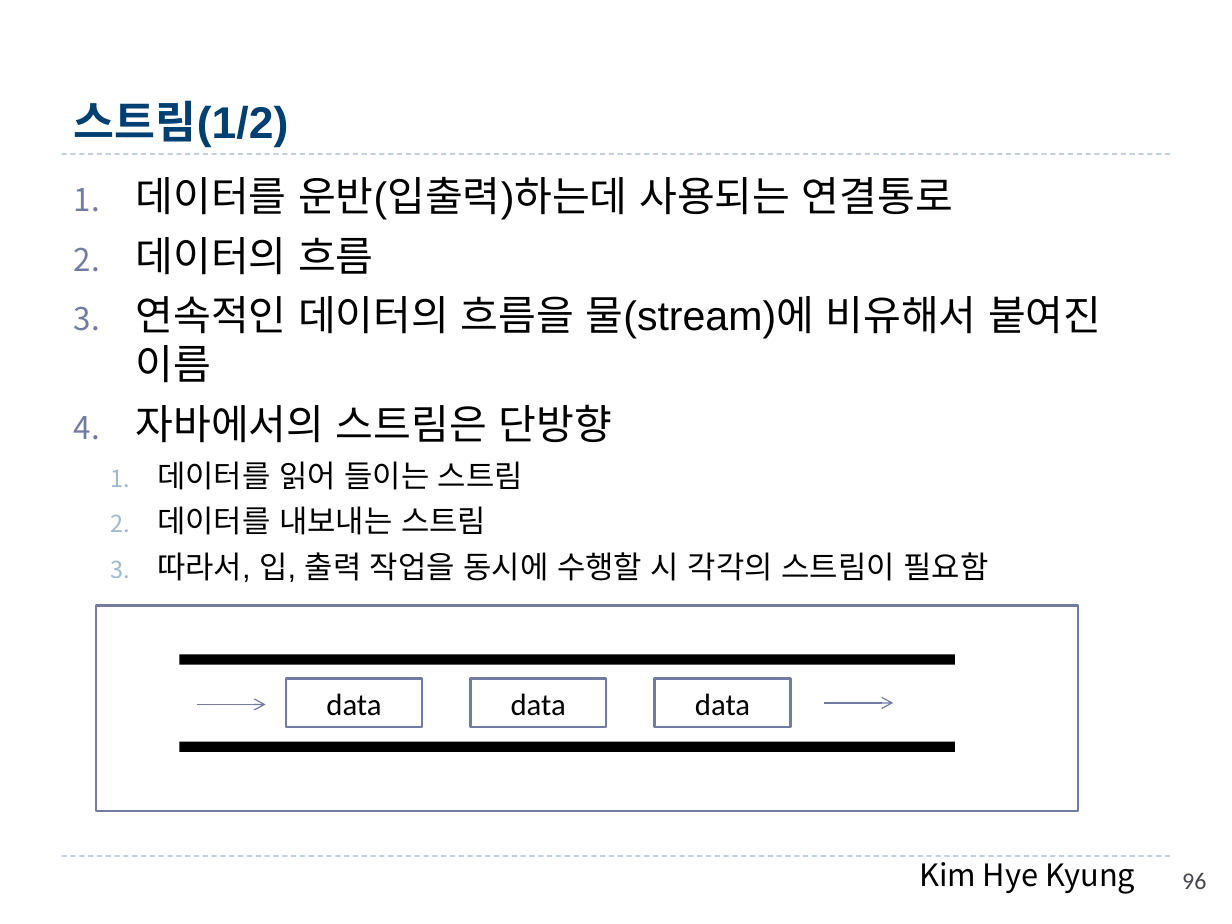
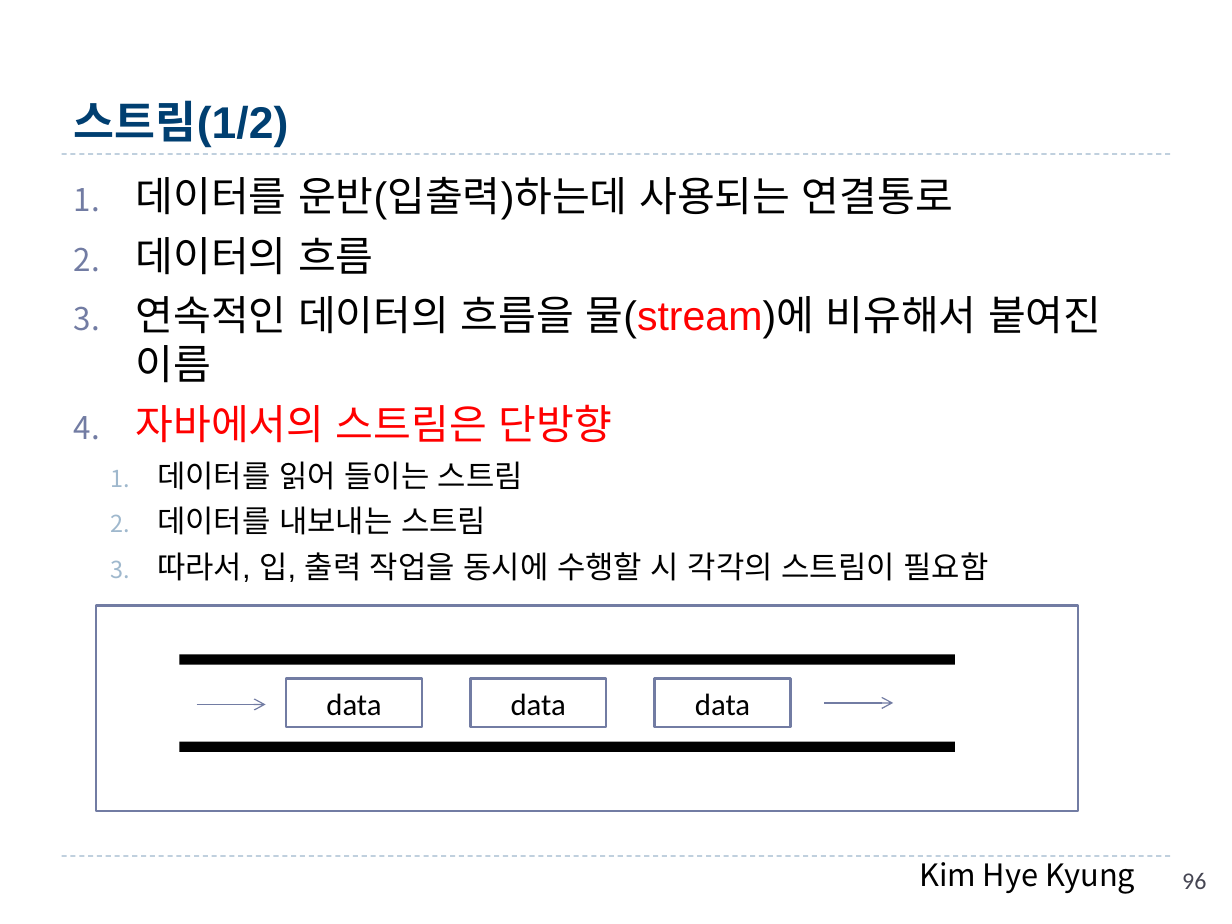
Before and after one commit to hwanginbeom/bigData, a slide deck: slide 96 of 1.Java_김혜경.pptx. Drawn at 1232x924 pixels with LibreOffice and Linux fonts; fonts in the diff are those of the drawing. Boxes give left, top, right and bottom in pixels: in the first picture for what was removed or moved away, otherwise in the second. Text is boxed around its words. In the diff, an @@ line names an element or a change of style, - is before the commit and + after.

```diff
--- a/1.Java_김혜경.pptx
+++ b/1.Java_김혜경.pptx
@@ text at box(136, 296, 1101, 443): text colour #000000 to #FF0000 in "물(stream)에", "자바에서의 스트림은 단방향" @@
```
Also in this commit, not shown: 5 other slides changed, 6 other files.
